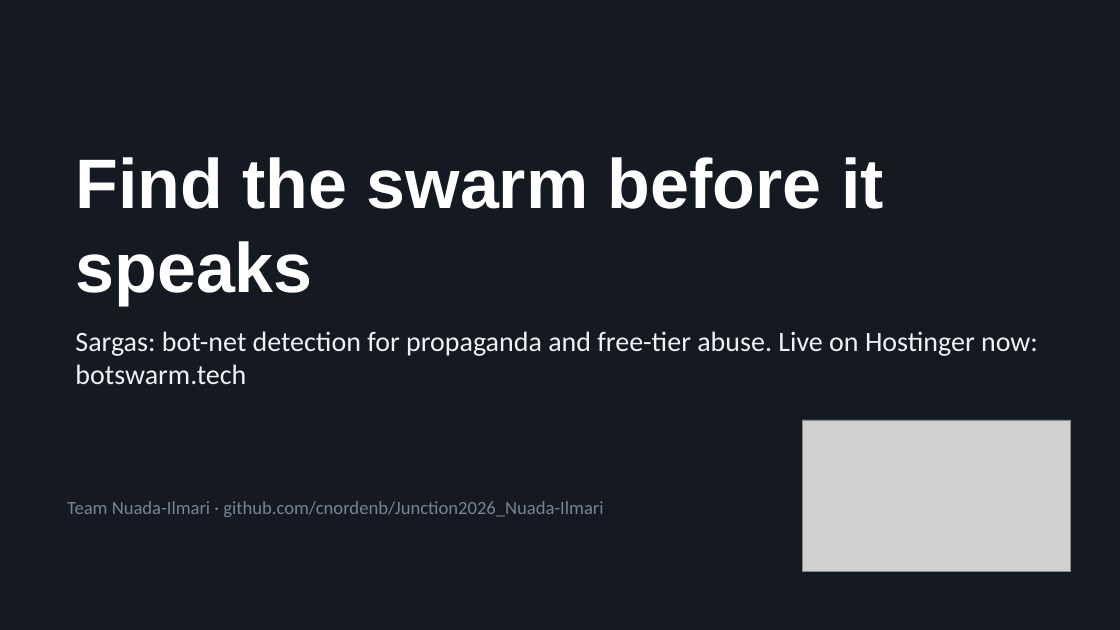
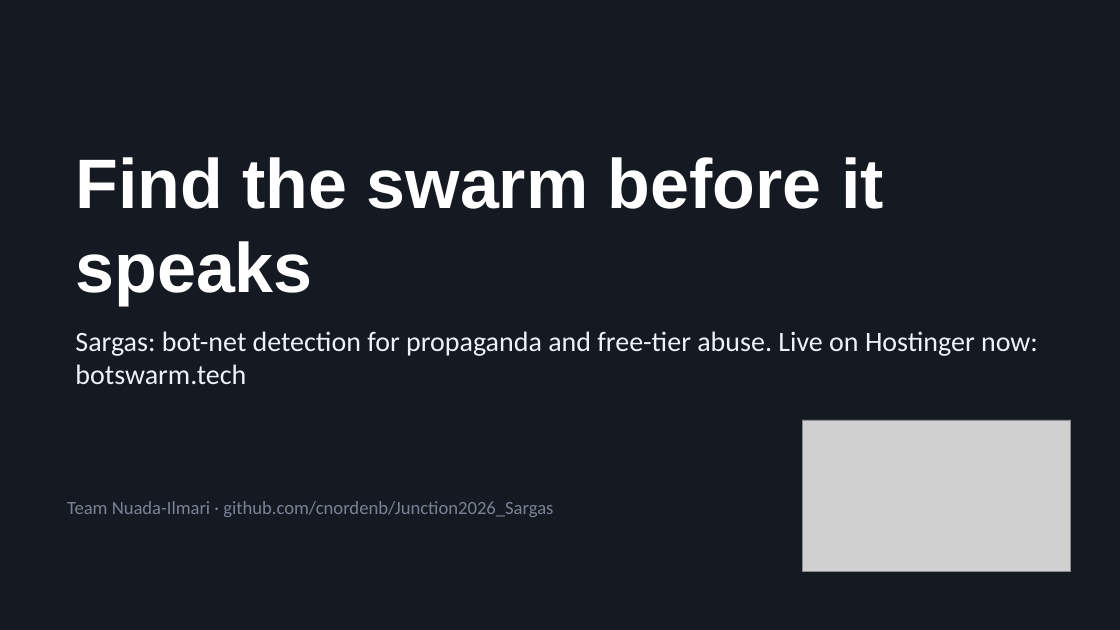
Before and after one commit to cnordenb/Junction2026_Nuada-Ilmari, a slide deck: slide 11 of docs/Sargas.pptx. Drawn at 1120x630 pixels with LibreOffice and Linux fonts; fonts in the diff are those of the drawing; grey boxes stand for pictures. Boxes give left, top, right and bottom in pixels: in the first picture for what was removed or moved away, otherwise in the second. Text is boxed around its words. In the diff, an @@ line names an element or a change of style, - is before the commit and + after.

```diff
--- a/docs/Sargas.pptx
+++ b/docs/Sargas.pptx
@@ text at (67, 501, 553, 517): text changed @@
-Team Nuada-Ilmari · github.com/cnordenb/Junction2026_Nuada-Ilmari
+Team Nuada-Ilmari · github.com/cnordenb/Junction2026_Sargas
```
Also in this commit, not shown: 1 other slide changed, 6 other files.
